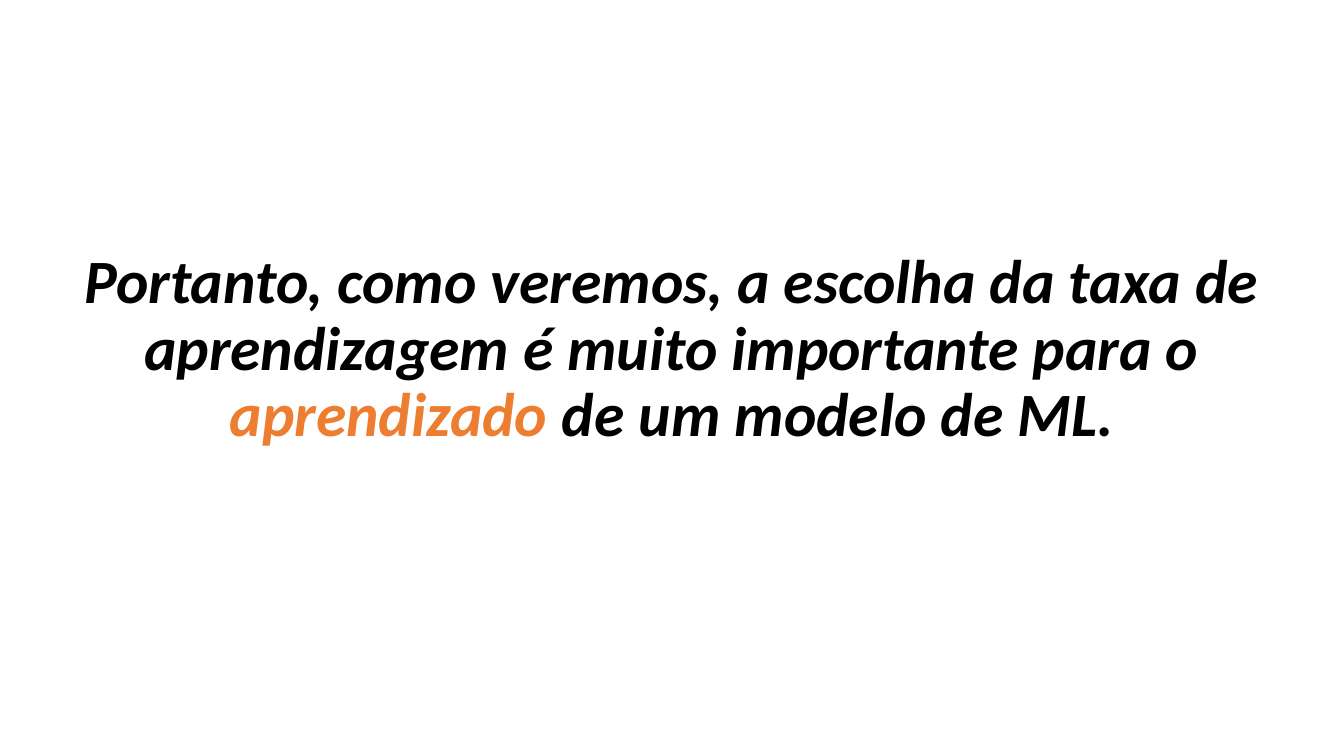
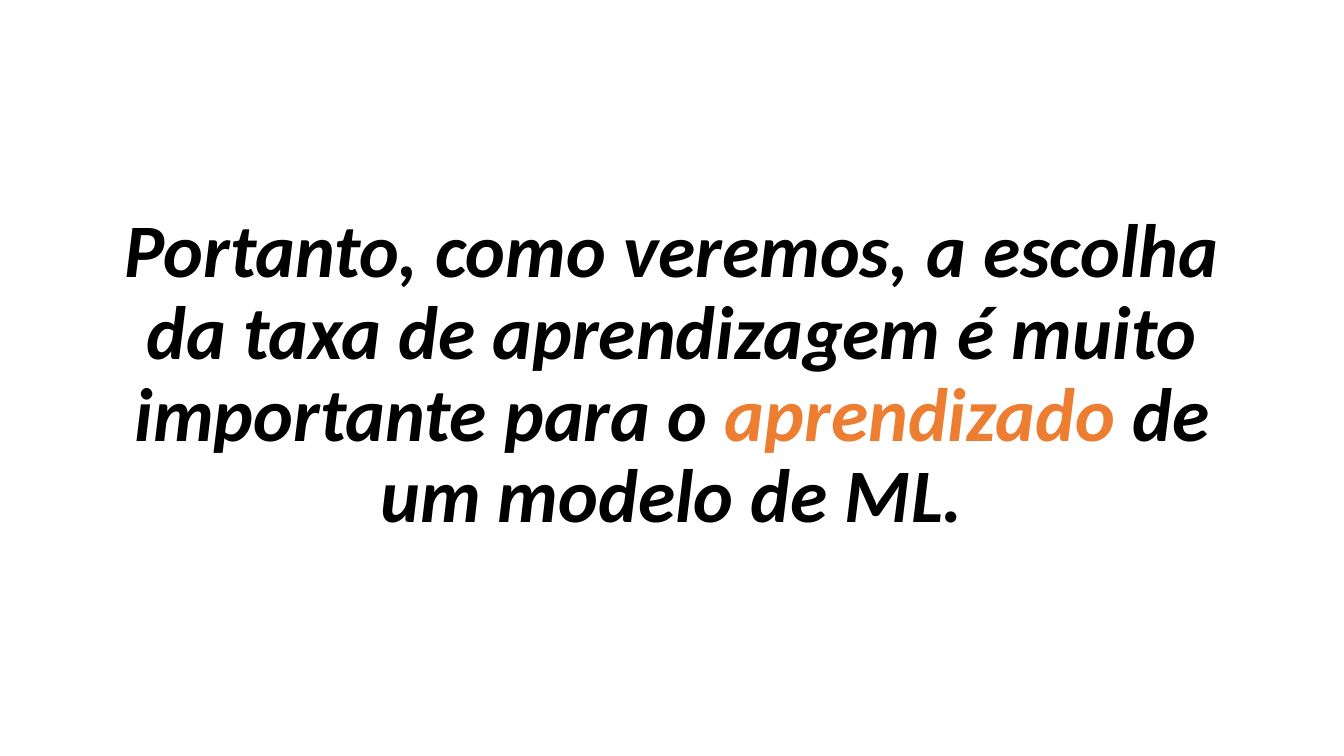
Before and after one commit to zz4fap/t319_aprendizado_de_maquina, a slide deck: slide 6 of slides/T319_Regressão_Linear (Parte III).pptx. Drawn at 1344x756 pixels with LibreOffice and Linux fonts; fonts in the diff are those of the drawing. Boxes give left, top, right and bottom in pixels: in the first picture for what was removed or moved away, otherwise in the second. Text is boxed around its words. In the diff, an @@ line names an element or a change of style, - is before the commit and + after.

```diff
--- a/slides/T319_Regressão_Linear (Parte III).pptx
+++ b/slides/T319_Regressão_Linear (Parte III).pptx
@@ text "Portanto, como veremos, a escolha ..." moved from (x1=84, y1=259, x2=1258, y2=446) to (x1=125, y1=224, x2=1218, y2=523) @@
@@ text "Portanto, como veremos, a escolha ..." at (x1=125, y1=224, x2=1218, y2=523): size 44 to 54 pt @@
```
Also in this commit, not shown: 2 other slides changed.
